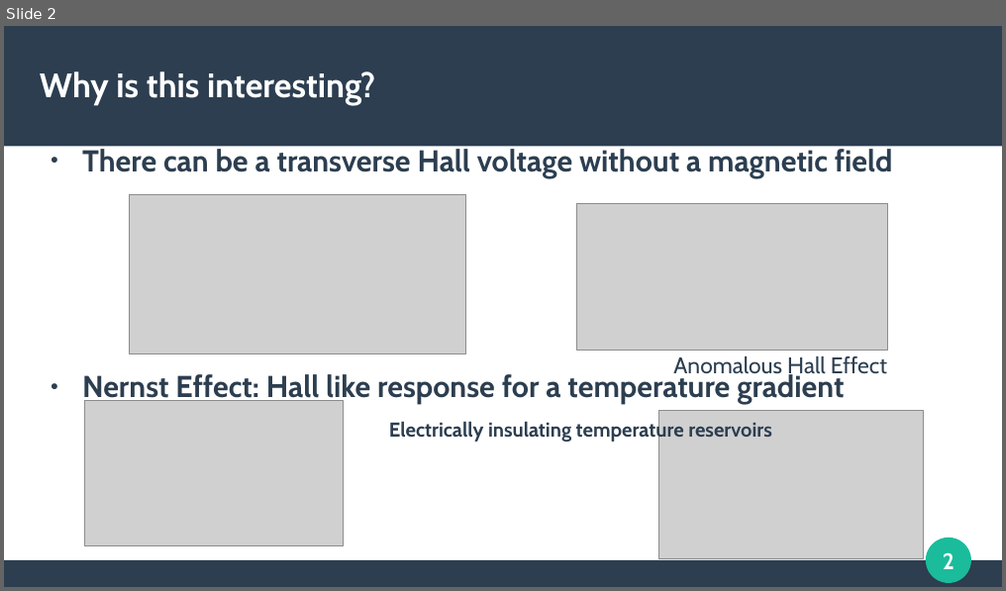
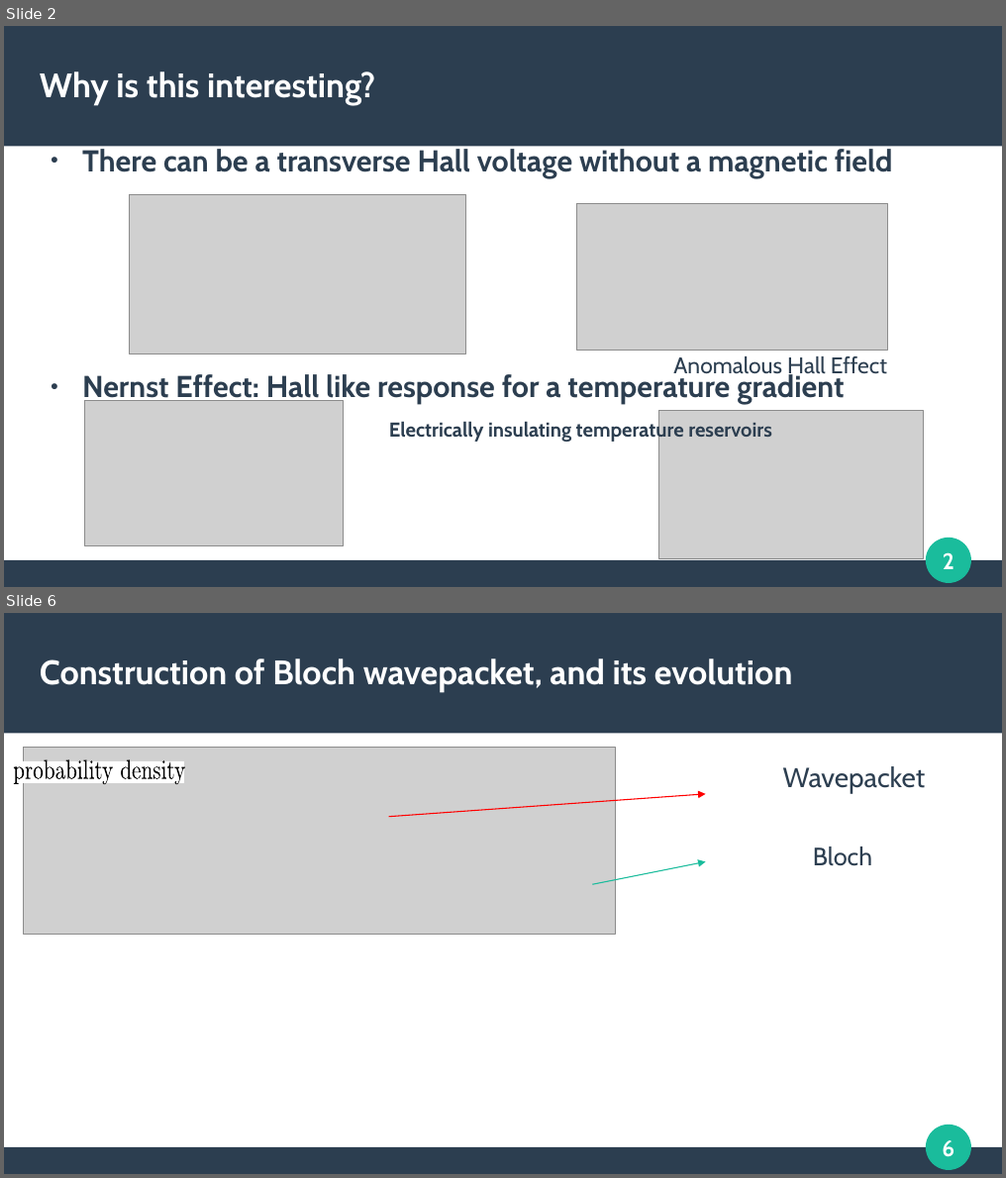
Before and after one commit to apandada1/bachelors-thesis, a slide deck: presentation/berry-transport.odp. Shown one above the other, each under a label of ours: slide 2 before the commit, slides 2 and 6 after it; the slides between them are not shown. The pictures are 1006x591 and 1006x1178 pixels, drawn with LibreOffice and Linux fonts; fonts in the diff are those of the drawing; grey boxes stand for pictures. Boxes give left, top, right and bottom in pixels: in the first picture for what was removed or moved away, otherwise in the second. Text is boxed around its words. In the diff, an @@ line names an element or a change of style, - is before the commit and + after.

```diff
--- a/presentation/berry-transport.odp
+++ b/presentation/berry-transport.odp
@@ slide 6 added at box(4, 613, 1002, 1174), background #FFFFFF; not listed: 4 template elements that a slide beside it also shows @@
@@ title added at box(40, 659, 792, 692), 27 pt, text #FFFFFF, bold @@
+Construction of Bloch wavepacket, and its evolution
@@ picture added at box(23, 747, 615, 935) @@
@@ group added at box(14, 760, 185, 784): 19 freeform shapes @@
@@ text added at box(467, 766, 926, 885), 20 pt, text #2C3E50 @@
+  Wavepacket
+                Bloch eigenfunction
@@ arrow added from (389, 817) to (706, 794), #FF0000 0.85 pt @@
@@ arrow added from (593, 884) to (706, 862), #1ABC9C 0.85 pt @@
```
Also in this commit, not shown: 9 other slides added, 1 other file.
